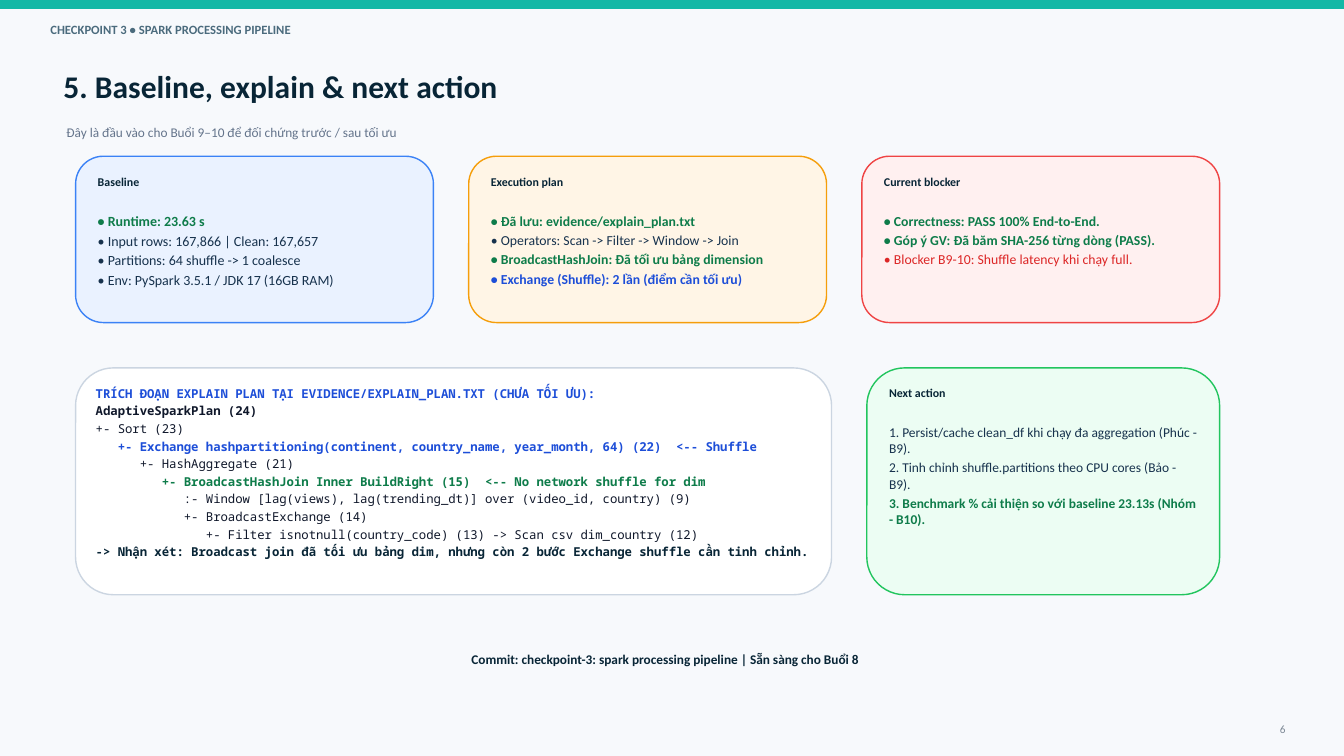
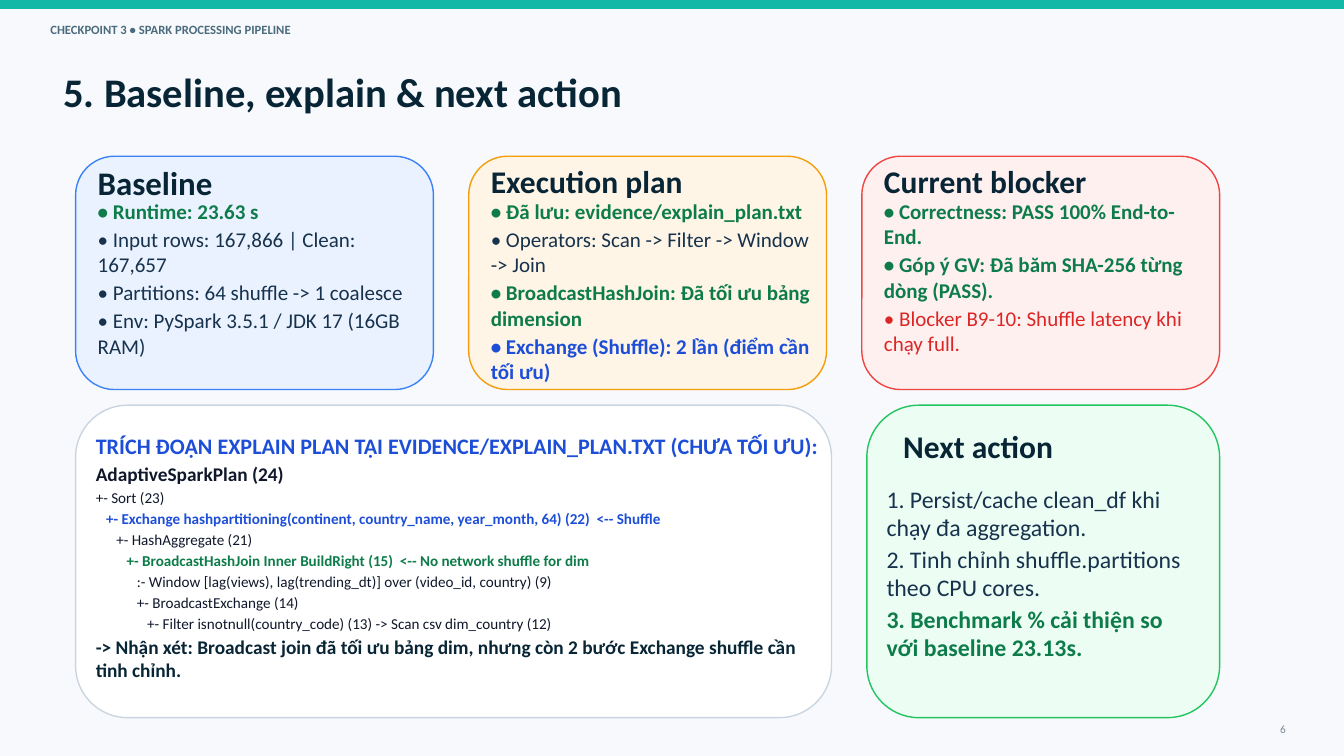
Before and after one commit to kichirou244/bigdata-project, a slide deck: slide 6 of docs/Checkpoint3_Report_YouTube_Trending.pptx. Drawn at 1344x756 pixels with LibreOffice and Linux fonts; fonts in the diff are those of the drawing. Boxes give left, top, right and bottom in pixels: in the first picture for what was removed or moved away, otherwise in the second. Text is boxed around its words. In the diff, an @@ line names an element or a change of style, - is before the commit and + after.

Commit message:
fix(deck): upscale typography (12-14.5pt), enforce run-level WCAG high-contrast colors, fix layout collision

```diff
--- a/docs/Checkpoint3_Report_YouTube_Trending.pptx
+++ b/docs/Checkpoint3_Report_YouTube_Trending.pptx
@@ text "5. Baseline, explain & next ..." at [63,78,622,114]: size 22.5 to 29 pt; less space between paragraphs @@
@@ text removed at [66,127,397,139] @@
-Đây là đầu vào cho Buổi 9–10 để đối chứng trước / sau tối ưu
@@ rounded rectangle: place and size @@
-rounded rectangle at [76,156,434,323]
+rounded rectangle at [76,156,434,389]
@@ text "Baseline" at [98,172,213,196]: size 8.5 to 23.5 pt; less space between paragraphs @@
@@ rounded rectangle: place and size @@
-rounded rectangle at [469,156,827,323]
+rounded rectangle at [469,156,827,389]
@@ rounded rectangle: place and size @@
-rounded rectangle at [862,156,1220,323]
+rounded rectangle at [862,156,1220,389]
@@ text "• Runtime: 23.63 s": place and size @@
-text "• Runtime: 23.63 s" at [108,216,334,288]
+text "• Runtime: 23.63 s" at [98,204,403,357]
@@ text "• Runtime: 23.63 s" at [98,204,403,357]: size 10 to 15 pt; less space between paragraphs @@
@@ text "• Đã lưu: evidence/explain_plan.txt" at [491,204,810,382]: size 9.8 to 15 pt; less space between paragraphs @@
@@ text "• Đã lưu: evidence/explain_plan.txt": place and size @@
-text "• Đã lưu: evidence/explain_plan.txt" at [501,216,763,287]
+text "• Đã lưu: evidence/explain_plan.txt" at [491,204,810,382]
@@ text "• Correctness: PASS 100% End-to-End.": place and size @@
-text "• Correctness: PASS 100% End-to-End." at [894,216,1155,267]
+text "• Correctness: PASS 100% End-to-End." at [884,204,1183,355]
@@ text "• Correctness: PASS 100% End-to-End." at [884,204,1183,355]: size 9.8 to 15 pt; less space between paragraphs @@
@@ rounded rectangle: place and size @@
-rounded rectangle at [76,368,832,595]
+rounded rectangle at [76,405,832,718]
@@ proportions changed in 5 elements at [76,156,434,389], [469,156,827,389], [862,156,1220,389], [76,405,832,718], [867,405,1220,718] @@
@@ rounded rectangle: place and size @@
-rounded rectangle at [867,368,1220,595]
+rounded rectangle at [867,405,1220,718]
@@ text "TRÍCH ĐOẠN EXPLAIN PLAN TẠI ...": place and size @@
-text "TRÍCH ĐOẠN EXPLAIN PLAN TẠI ..." at [96,386,808,559]
+text "TRÍCH ĐOẠN EXPLAIN PLAN TẠI ..." at [96,436,817,677]
@@ text "TRÍCH ĐOẠN EXPLAIN PLAN TẠI ..." at [96,436,817,677]: size 8.8 to 15.8 pt in "TRÍCH ĐOẠN EXPLAIN PLAN TẠI EVIDENCE/EXPLAIN_PLAN.TXT (CHƯA ..."; font Noto Sans Mono to Calibri; size 8.8 to 13.8 pt in "AdaptiveSparkPlan (24)", "-> Nhận xét: Broadcast join đã tối ..."; size 8.8 to 10.8 pt in "+- Sort (23)", "+- Exchange hashpartitioning(continent, country_name, year_m ...", "+- HashAggregate (21)", "+- BroadcastHashJoin Inner BuildRight (15) <-- No ..." and 3 more places; less space between paragraphs @@
@@ size 8.5 to 22.5 pt; less space between paragraphs in 3 elements at [884,171,1086,194], [491,171,682,198], [903,436,1053,459] @@
@@ text "Next action": place and size @@
-text "Next action" at [889,388,946,397]
+text "Next action" at [903,436,1053,459]
@@ text at [887,491,1181,656]: text changed; size 9.6 to 17 pt @@
-1. Persist/cache clean_df khi chạy đa aggregation (Phúc - B9).
-2. Tinh chỉnh shuffle.partitions theo CPU cores (Bảo - B9).
-3. Benchmark % cải thiện so với baseline 23.13s (Nhóm - B10).
+1. Persist/cache clean_df khi chạy đa aggregation.
+2. Tinh chỉnh shuffle.partitions theo CPU cores.
+3. Benchmark % cải thiện so với baseline 23.13s.
@@ text removed at [471,653,859,667] @@
-Commit: checkpoint-3: spark processing pipeline | Sẵn sàng cho Buổi 8
```
Also in this commit, not shown: 4 other slides changed, 1 slide added, 1 slide removed, 5 other files.
